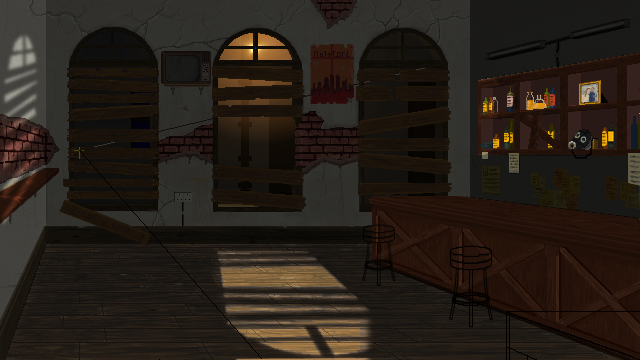
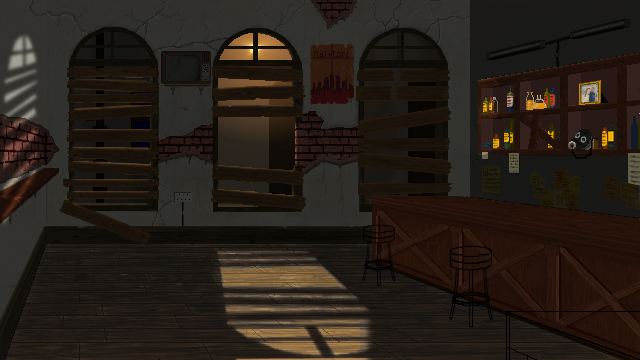
Layered file, before and after one edit (640x360). Changes by layer:
"Shadow Left Wall": opacity 59% → 69% over [0, 0, 46, 360]
painted on "Shadow Mid Right Wall" over [258, 32, 298, 198]
painted on "Shadow Mid Left Wall" over [71, 75, 258, 207]
hid "vanishing" over [74, 62, 448, 359]
painted on "boards" over [73, 79, 296, 165]
painted on "Outside Light Glow" over [0, 0, 448, 284]
painted on "back street" over [79, 32, 372, 211]
